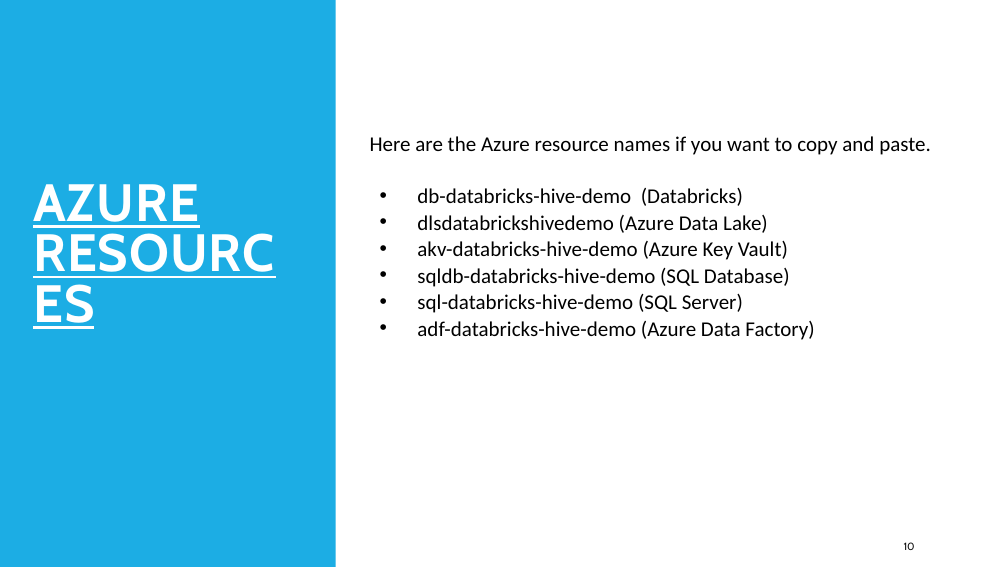
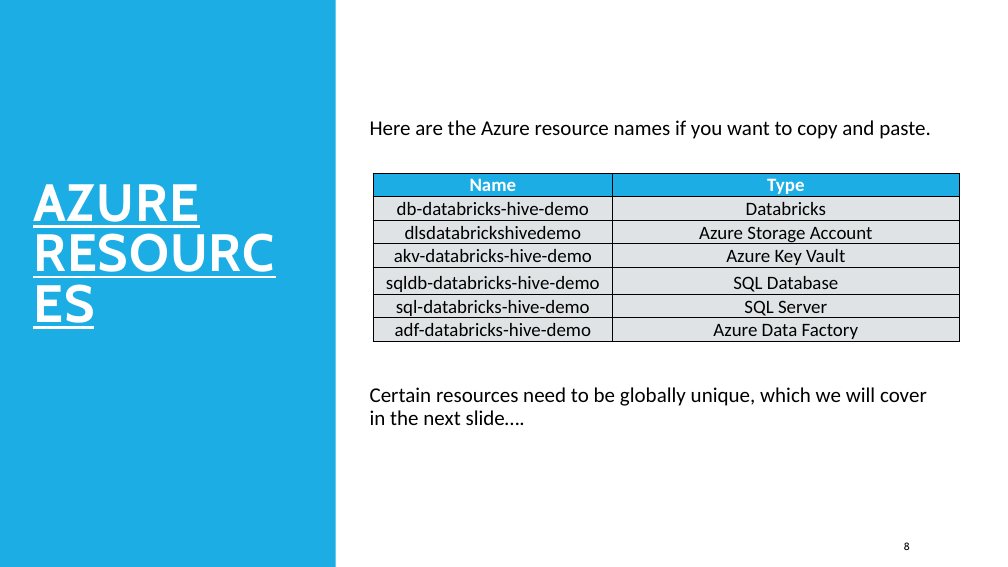
Before and after one commit to smpetersgithub/AdvancedSQLPuzzles, a slide deck: slide 8 of Suppliers and Parts Hive Demo/Azure Databricks Spark Hive Demo Powerpoint.pptx (slide 10 before the commit). Drawn at 1008x567 pixels with LibreOffice and Linux fonts; fonts in the diff are those of the drawing. Boxes give left, top, right and bottom in pixels: in the first picture for what was removed or moved away, otherwise in the second. Text is boxed around its words. In the diff, an @@ line names an element or a change of style, - is before the commit and + after.

```diff
--- a/Suppliers and Parts Hive Demo/Azure Databricks Spark Hive Demo Powerpoint.pptx
+++ b/Suppliers and Parts Hive Demo/Azure Databricks Spark Hive Demo Powerpoint.pptx
@@ text "Here are the Azure resource ...": place and size @@
-text "Here are the Azure resource ..." at (370, 136, 931, 155)
+text "Here are the Azure resource ..." at (370, 120, 931, 139)
@@ table added at (374, 173, 960, 346), 7 rows, 2 columns @@
+Name | Type
+db-databricks-hive-demo | Databricks
+dlsdatabrickshivedemo | Azure Storage Account
+akv-databricks-hive-demo | Azure Key Vault
+sqldb-databricks-hive-demo | SQL Database
+sql-databricks-hive-demo | SQL Server
+adf-databricks-hive-demo | Azure Data Factory
@@ text removed at (417, 188, 814, 340) @@
-• db-databricks-hive-demo (Databricks)
-• dlsdatabrickshivedemo (Azure Data Lake)
-• akv-databricks-hive-demo (Azure Key Vault)
-• sqldb-databricks-hive-demo (SQL Database)
-• sql-databricks-hive-demo (SQL Server)
-• adf-databricks-hive-demo (Azure Data Factory)
@@ text added at (370, 387, 927, 425), 20 pt, text #000000 @@
+Certain resources need to be globally unique, which we will cover in the next slide….
@@ page number at (904, 542, 910, 550): text changed @@
-10
+8
```
Also in this commit, not shown: 31 other slides changed, 8 slides added.
